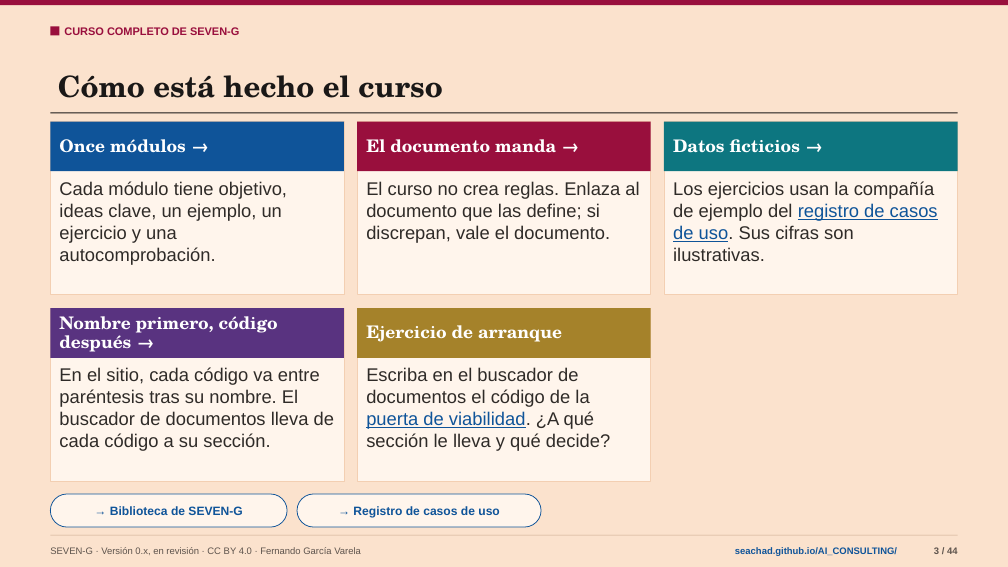
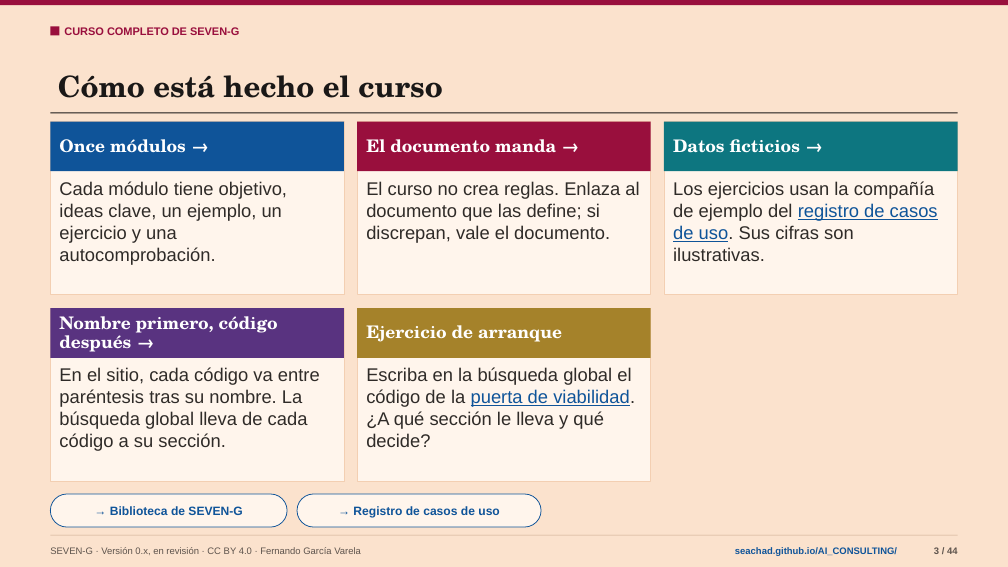
Before and after one commit to seachad/AI_CONSULTING, a slide deck: slide 3 of SEVEN-G/pptx/es/presentaciones/Curso_completo_de_SEVEN-G.pptx. Drawn at 1008x567 pixels with LibreOffice and Linux fonts; fonts in the diff are those of the drawing. Boxes give left, top, right and bottom in pixels: in the first picture for what was removed or moved away, otherwise in the second. Text is boxed around its words. In the diff, an @@ line names an element or a change of style, - is before the commit and + after.

```diff
--- a/SEVEN-G/pptx/es/presentaciones/Curso_completo_de_SEVEN-G.pptx
+++ b/SEVEN-G/pptx/es/presentaciones/Curso_completo_de_SEVEN-G.pptx
@@ text at [59, 367, 320, 451]: text changed @@
-En el sitio, cada código va entre paréntesis tras su nombre. El buscador de documentos lleva de cada código a su sección.
+En el sitio, cada código va entre paréntesis tras su nombre. La búsqueda global lleva de cada código a su sección.
@@ text at [366, 367, 635, 447]: text changed @@
-Escriba en el buscador de documentos el código de la puerta de viabilidad. ¿A qué sección le lleva y qué decide?
+Escriba en la búsqueda global el código de la puerta de viabilidad. ¿A qué sección le lleva y qué decide?
```
Also in this commit, not shown: 37 other files.
